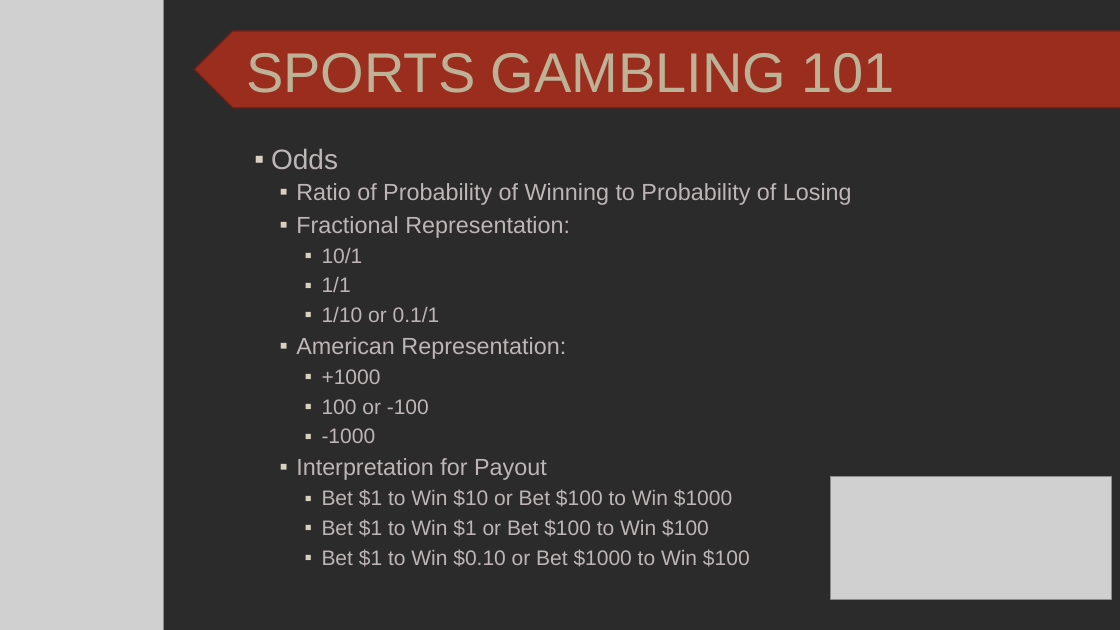
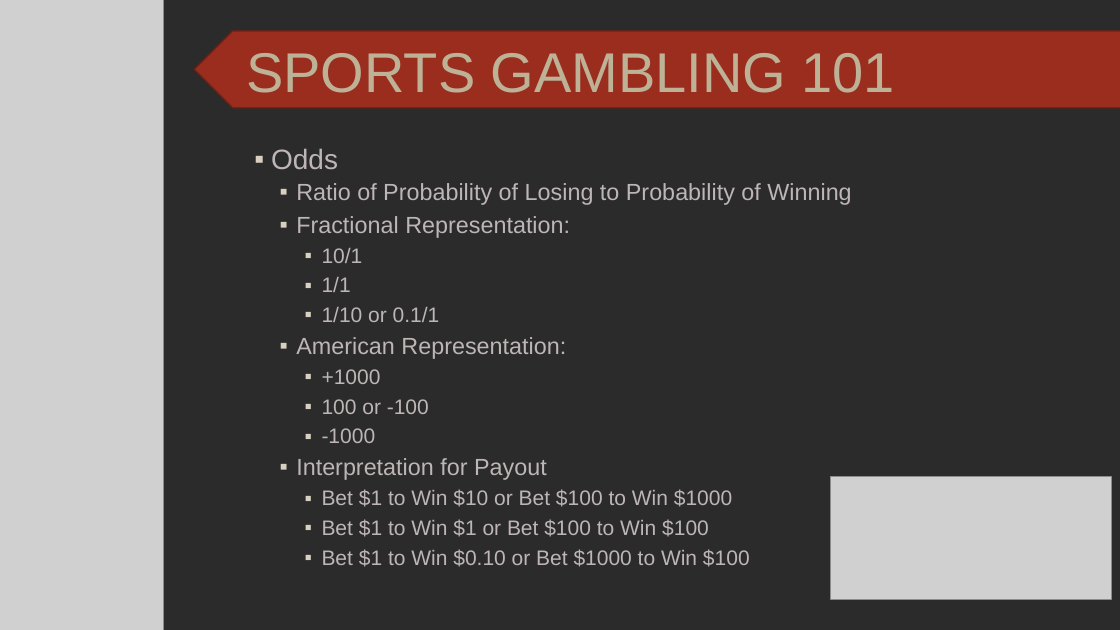
Before and after one commit to SuperMarioGiacomazzo/STOR538_WEBSITE, a slide deck: slide 5 of Slides/Gambling 1/Gambling_1_Lecture.pptx. Drawn at 1120x630 pixels with LibreOffice and Linux fonts; fonts in the diff are those of the drawing; grey boxes stand for pictures; background and template pictures are left out; a plain dark background stands for a picture behind light text. Boxes give left, top, right and bottom in pixels: in the first picture for what was removed or moved away, otherwise in the second. Text is boxed around its words. In the diff, an @@ line names an element or a change of style, - is before the commit and + after.

```diff
--- a/Slides/Gambling 1/Gambling_1_Lecture.pptx
+++ b/Slides/Gambling 1/Gambling_1_Lecture.pptx
@@ text at bbox=[296, 183, 851, 205]: text changed @@
-  ▪ Ratio of Probability of Winning to Probability of Losing
+  ▪ Ratio of Probability of Losing to Probability of Winning
```
Also in this commit, not shown: 6 other slides changed, 1 slide added, 4 slides removed, 3 other files.
